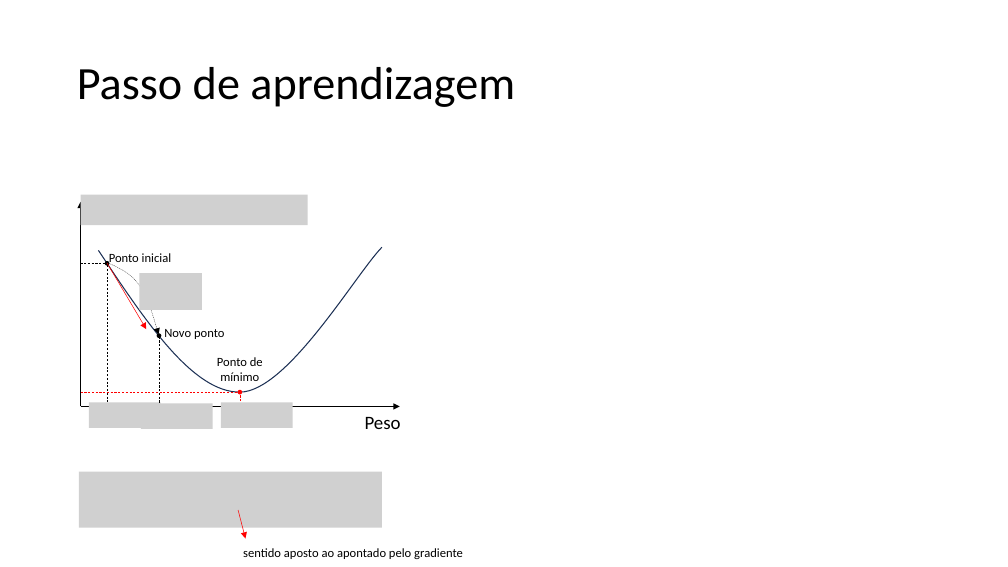
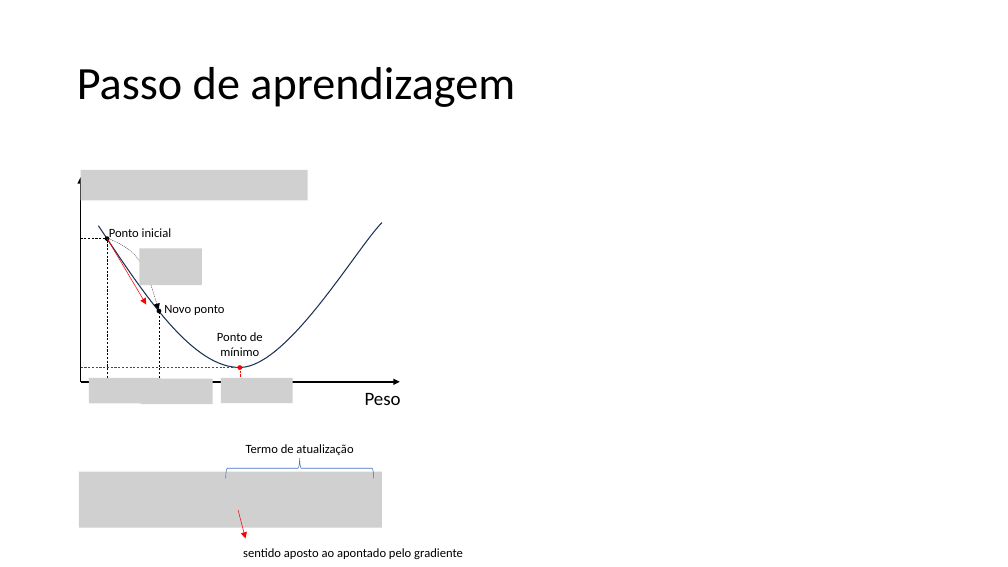
Before and after one commit to zz4fap/tp557-iot-ml, a slide deck: slide 14 of slides/TP557_6_Minimizando_o_erro.pptx. Drawn at 1008x567 pixels with LibreOffice and Linux fonts; fonts in the diff are those of the drawing; grey boxes stand for pictures. Boxes give left, top, right and bottom in pixels: in the first picture for what was removed or moved away, otherwise in the second. Text is boxed around its words. In the diff, an @@ line names an element or a change of style, - is before the commit and + after.

```diff
--- a/slides/TP557_6_Minimizando_o_erro.pptx
+++ b/slides/TP557_6_Minimizando_o_erro.pptx
@@ 5 pictures, 5 lines, 4 texts, 3 ellipses, 3 arrows, 2 freeform shapes moved together from (x1=80, y1=194, x2=401, y2=430) to (x1=80, y1=170, x2=401, y2=405) @@
@@ text added at (x1=246, y1=444, x2=353, y2=455), 12 pt, text #000000 @@
+Termo de atualização
@@ right brace added at (x1=226, y1=458, x2=374, y2=478), outline #4472C4 0.5 pt @@
```
Also in this commit, not shown: 11 other slides changed, 1 slide added, 1 other file.
